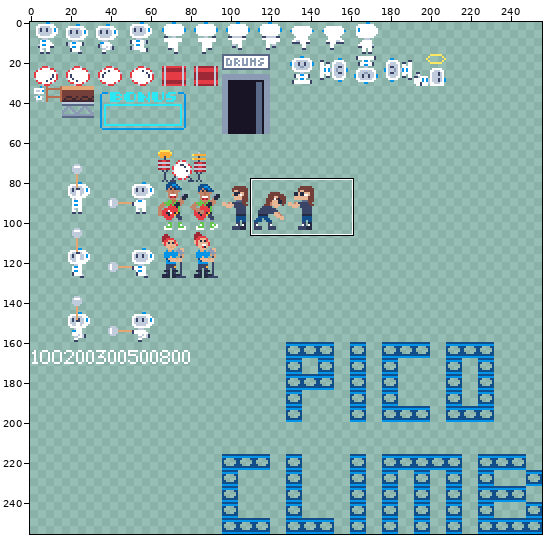
Edited in one commit: sprite sheet (public/images/spritesheet.png). The first picture is a wide view before the edit; the outline marks the close-up.
Close-up. Before:
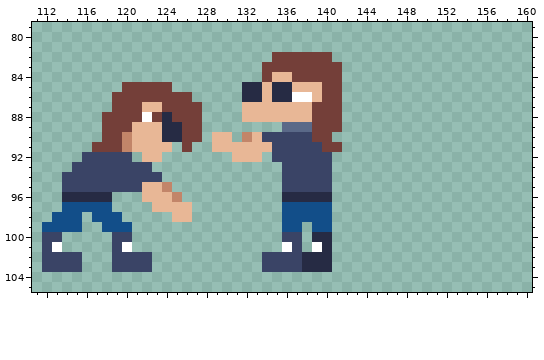
The file is 256x256 pixels. Shown: x 111..160, y 79..105.
The result:
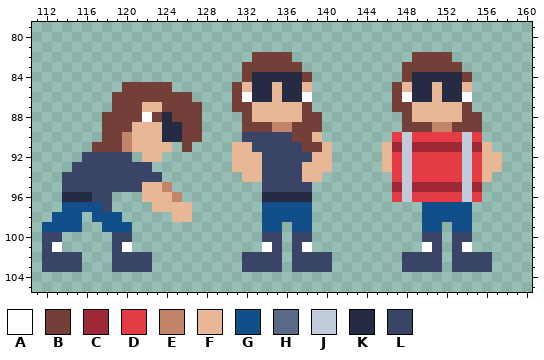
Palette (. is transparent): A #ffffff  B #743f39  C #9e2835  D #e43b44  E #c28569  F #e8b796  G #124e89  H #5a6988  J #c0cbdc  K #262b44  L #3a4466
Message: drup thrower frames
Diff:
y 82: x 133..134 .. -> BB; x 137..140 BBBB -> ....; x 149..152 .... -> BBBB
y 83: x 132..133 .. -> BB; x 138..141 BBBB -> ....; x 148..153 ...... -> BBBBBB
y 84: x 132..137 ..BFFB -> BKKKKK; x 139..141 BBB -> ...; x 148..154 ....... -> BKKKKKB
y 85: x 131..132 .K -> BF; x 134..135 FK -> KF; x 137 F -> K; x 139..141 FBB -> ...; x 147..154 ........ -> BFKKFKKF
y 86: x 131..132 .K -> BA; x 134..135 FK -> KF; x 137 A -> K; x 139..141 FBB -> ...; x 147..154 ........ -> BAKKFKKA
y 87: x 131..132 .F -> BB; x 138..141 FBBB -> B...; x 147..154 ........ -> BBFFFFFB
y 88: x 132 F -> B; x 138 F -> B; x 140..141 BB -> ..; x 148..155 ........ -> BFFFFFBB
y 89: x 132..138 ....HHH -> BBBEEBB; x 140..141 BB -> ..; x 148..155 ........ -> BBBEEBBB
y 90: x 129..130 FF -> ..; x 132..133 EF -> LL; x 137..140 LLBB -> BBF.; x 147..155 ......... -> DJDDDDDJD
y 91: x 129..130 FF -> ..; x 133..134 FF -> LL; x 138..141 LLBB -> BBF.; x 146..156 ........... -> FCJCCCCCJCF
y 92: x 134 . -> L; x 139..140 LL -> FF; x 146..157 ............ -> FDJDDDDDJDFF
y 93: x 131..135 ..... -> FFFLL; x 138..140 LLL -> FFF; x 146..157 ............ -> FDJDDDDDJDFF
y 94: x 132..135 .... -> FFLL; x 138..140 LLL -> FF.; x 147..156 .......... -> DJDDDDDJDF
y 95: x 134..135 .. -> LL; x 139..140 LL -> ..; x 147..155 ......... -> CJCCCCCJC
y 96: x 117..118 KK -> LL; x 134..135 .. -> KK; x 139..140 KK -> ..; x 147..155 ......... -> DJDDDDDJD
y 97: x 118 G -> L; x 134..135 .. -> GG; x 139..140 GG -> ..; x 150..154 ..... -> GGGGG
y 98: x 134..135 .. -> GG; x 139..140 GG -> ..; x 150..154 ..... -> GGGGG
y 99: x 134..136 ..G -> GG.; x 138..140 .GG -> G..; x 150..151 .. -> GG; x 153..154 .. -> GG
y 100: x 134..136 ..L -> LL.; x 138..140 .KK -> L..; x 150..151 .. -> LL; x 153..154 .. -> LL
y 101: x 134..136 ..A -> AL.; x 138..140 .AK -> A..; x 150..151 .. -> AL; x 153..154 .. -> LA
y 102..103: x 132..133 .. -> LL; x 136 L -> .; x 138..140 KKK -> LLL; x 148..151 .... -> LLLL; x 153..156 .... -> LLLL
Changed places in both close-ups, as pixel boxes (x1, y1, x2, y2):
changed: (212, 52, 502, 272)
changed: (92, 192, 112, 212)
